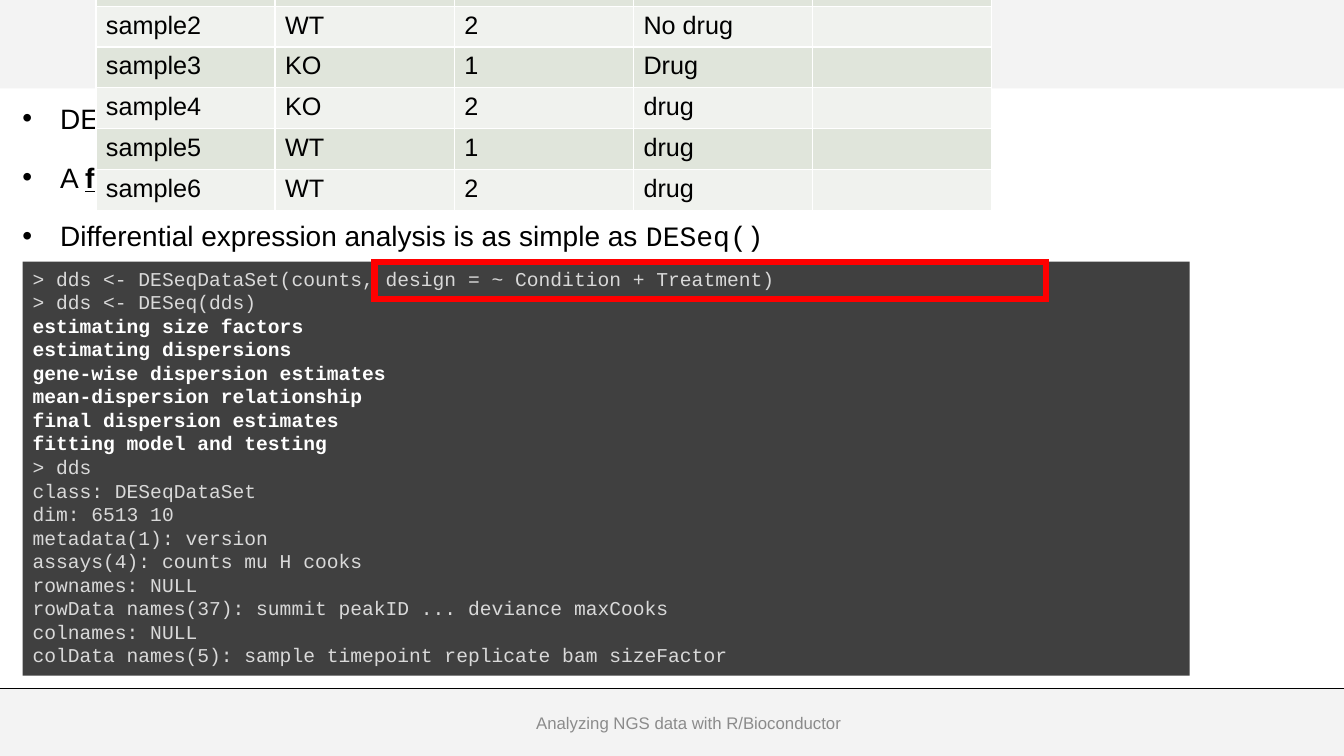
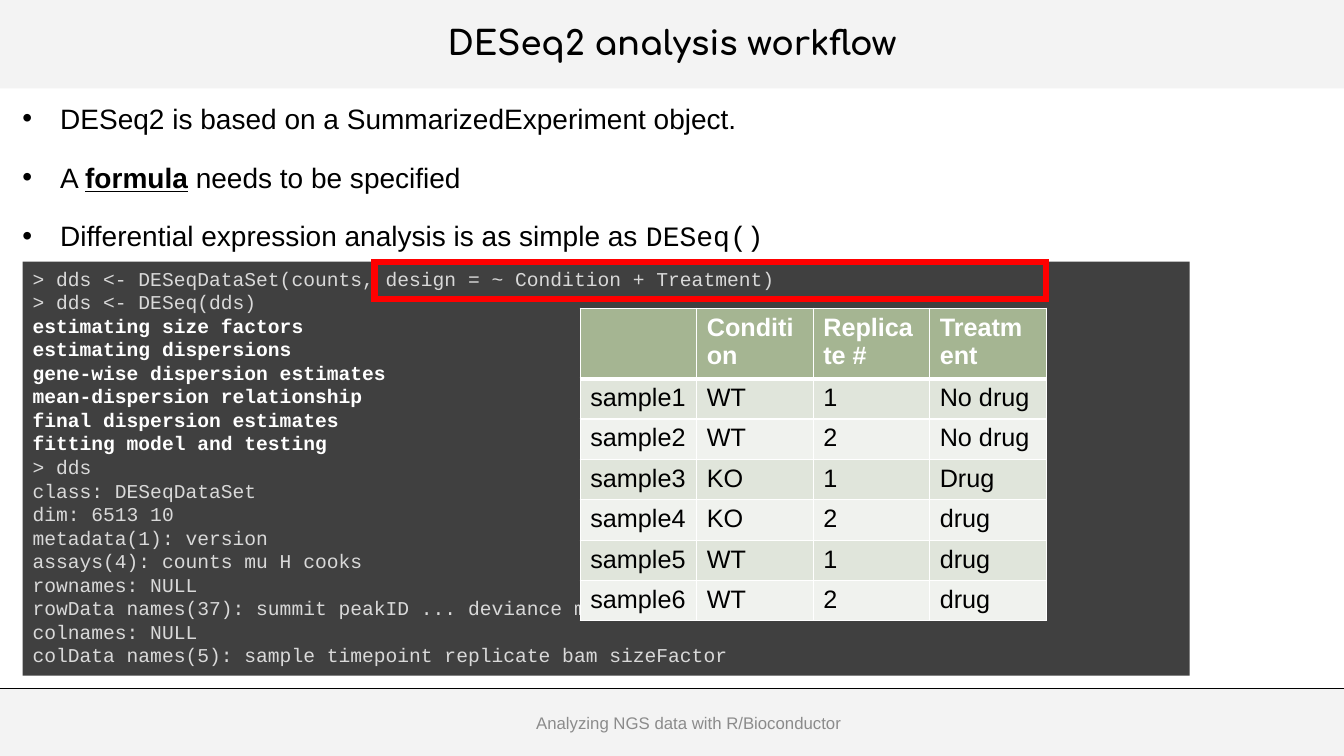
Before and after one commit to js2264/NGS-Physalia, a slide deck: slide 18 of inst/docs/Lecture2.pptx. Drawn at 1344x756 pixels with LibreOffice and Linux fonts; fonts in the diff are those of the drawing; background and template pictures are left out. Boxes give left, top, right and bottom in pixels: in the first picture for what was removed or moved away, otherwise in the second. Text is boxed around its words. In the diff, an @@ line names an element or a change of style, - is before the commit and + after.

```diff
--- a/inst/docs/Lecture2.pptx
+++ b/inst/docs/Lecture2.pptx
@@ table at (581,309,1049,621) @@
-column 5:  |  |  |  |  |  | 
@@ table: place and size @@
-table at (96,0,993,670)
+table at (581,309,1049,621)
```
Also in this commit, not shown: 6 other files.
